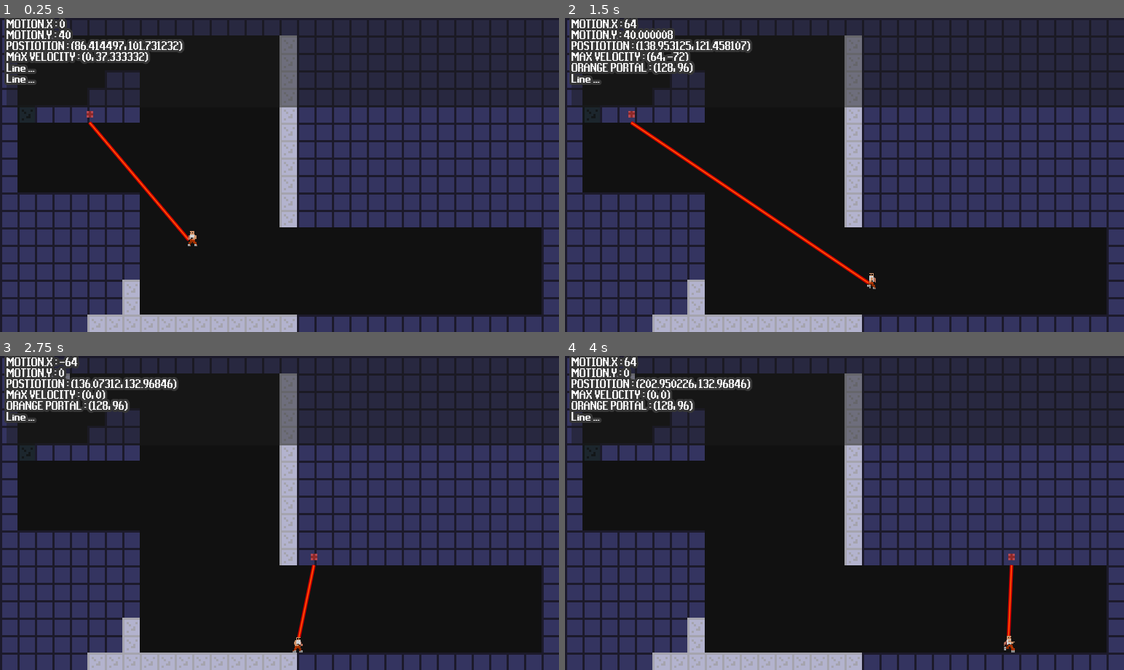
Above: before the commit, frames 1-4 (two rows, left to right).
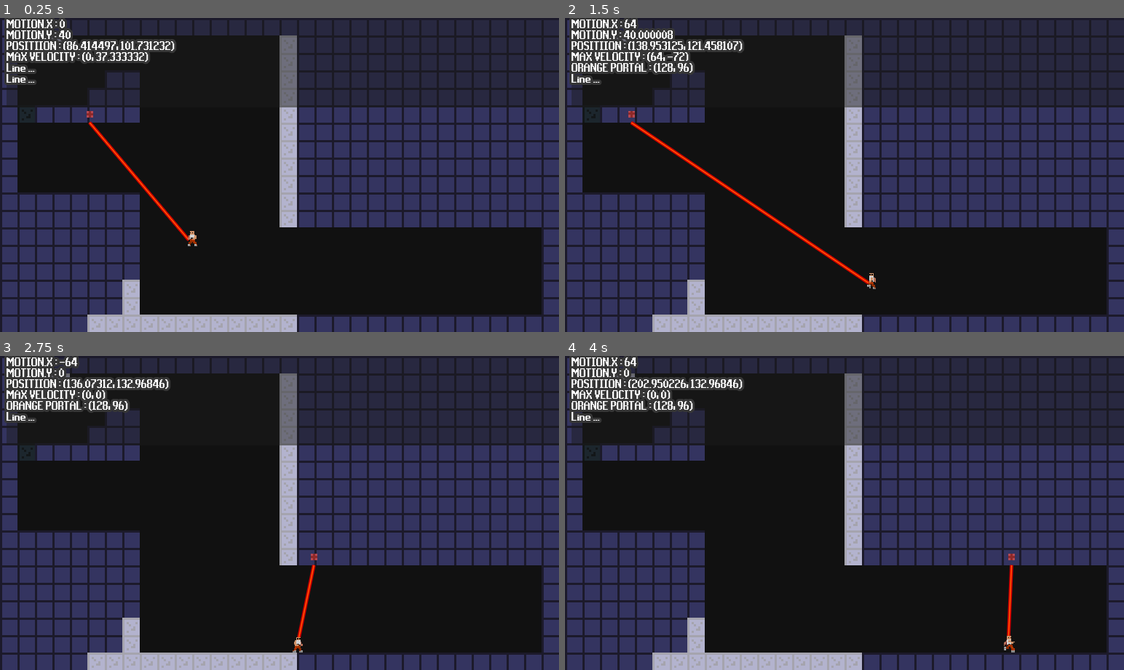
Above: after the commit, the same moments.

Repository: badsadcode/Portal_like_2D
Game: Godot game, scene res://World.tscn
The game is run twice, just before and just after one commit, with the same random seed, the same clock (stepped at 60 frames per second) and the same inputs.
Inputs (mouse positions are in pixels of both pictures, inside the frame that each line leads up to):
- Up to frame 1 (0.25 s): no input
- Up to frame 2 (1.5 s): move the mouse to (967, 159) at 0.52 s; hold D (right) from 0.53 s (still down); click (967, 159) at 0.6 s; tap Space (jump) at 0.77 s; move the mouse to (732, 190) at 1.27 s; tap Middle mouse button (m_mouse) at 1.35 s
- Up to frame 3 (2.75 s): tap Space (jump) at 1.52 s; move the mouse to (335, 443) at 2.02 s; release D (right) at 2.03 s; hold A (left) from 2.03 s (still down); right-click (335, 443) at 2.1 s
- Up to frame 4 (4 s): move the mouse to (816, 575) at 2.77 s; release A (left) at 2.78 s; hold D (right) from 2.78 s (still down); click (816, 575) at 2.85 s; tap Space (jump) at 3.02, 3.77 s; move the mouse to (1012, 560) at 3.52 s; tap Middle mouse button (m_mouse) at 3.6 s

The runs differ from the first frame. In frame 1, 0.6% of the frame differs, in the area x 4-33%, y 6-12%; in frame 2, 0.6%; in frame 3, 0.6%; in frame 4, 0.6%, in the area x 4-34%, y 6-12%.

Commit message:
fixed spelling

Diff:
--- a/World.gd
+++ b/World.gd
@@ -19,7 +19,7 @@
 func _process(delta):
 	set_debug_line(debug_line1, "MOTION.X", player.motion.x)
 	set_debug_line(debug_line2, "MOTION.Y", player.motion.y)
-	set_debug_line(debug_line3, "POSTIOTION", player.get_global_position())
+	set_debug_line(debug_line3, "POSITIION", player.get_global_position())
 	set_debug_line(debug_line4, "MAX VELOCITY", player.max_velocity)
 	if Global.PortalContainer[0] != null:
 		set_debug_line(debug_line5, "ORANGE PORTAL", Global.PortalContainer[0].position)
